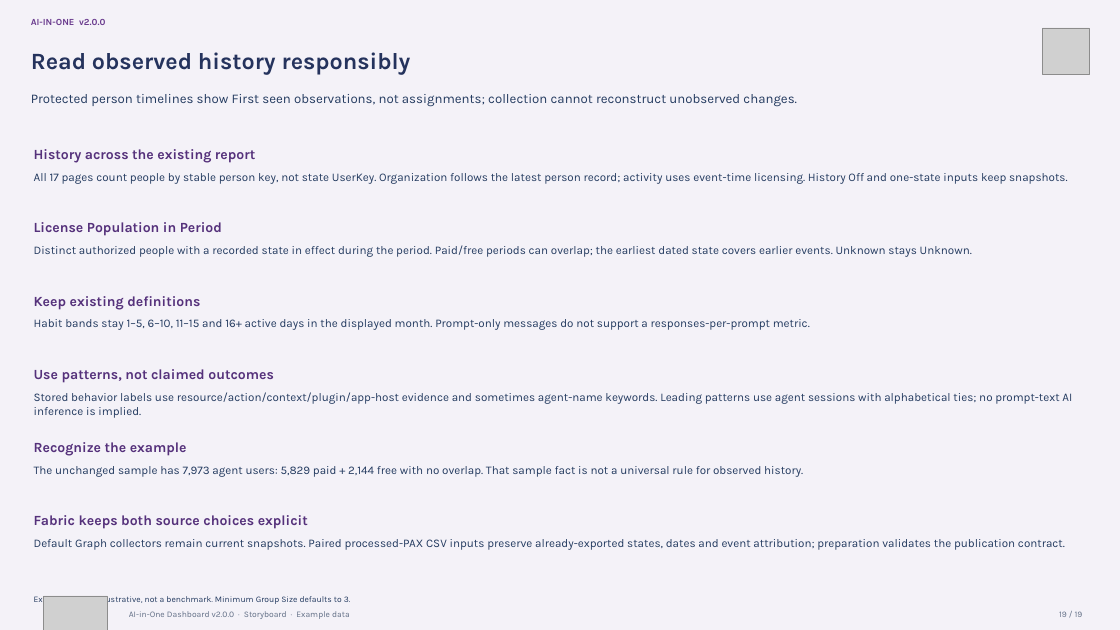
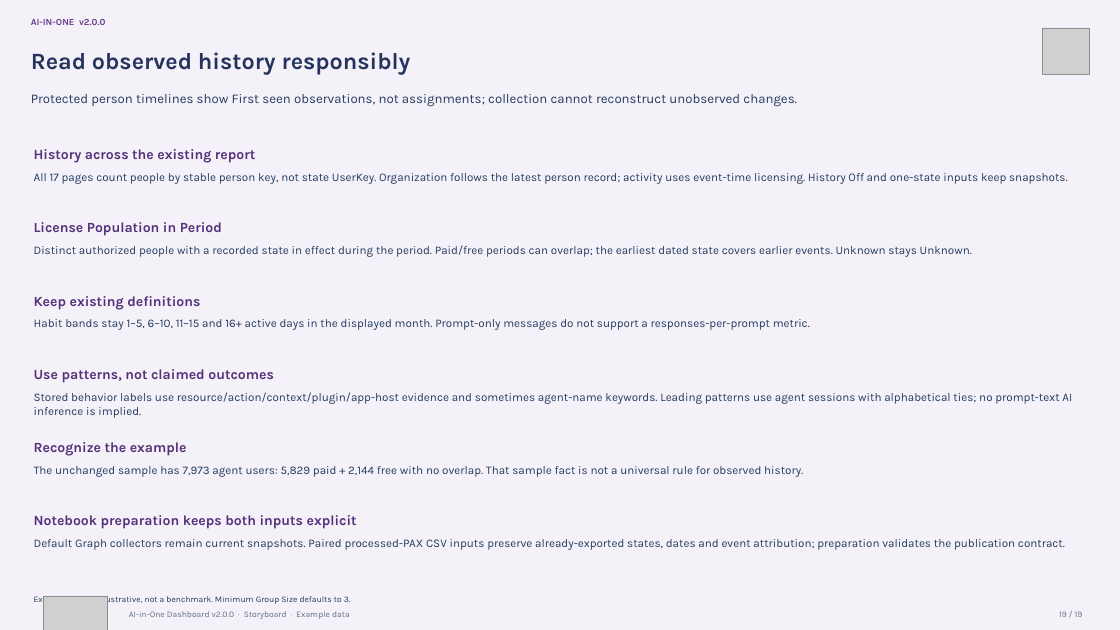
Before and after one commit to microsoft/AI-in-One-Dashboard, a slide deck: slide 19 of AI-in-One-v2.0.0-Storyboard.pptx. Drawn at 1120x630 pixels with LibreOffice and Linux fonts; fonts in the diff are those of the drawing; grey boxes stand for pictures. Boxes give left, top, right and bottom in pixels: in the first picture for what was removed or moved away, otherwise in the second. Text is boxed around its words. In the diff, an @@ line names an element or a change of style, - is before the commit and + after.

```diff
--- a/AI-in-One-v2.0.0-Storyboard.pptx
+++ b/AI-in-One-v2.0.0-Storyboard.pptx
@@ text at (x1=34, y1=515, x2=357, y2=529): text changed @@
-Fabric keeps both source choices explicit
+Notebook preparation keeps both inputs explicit
```
Also in this commit, not shown: 22 other files.
